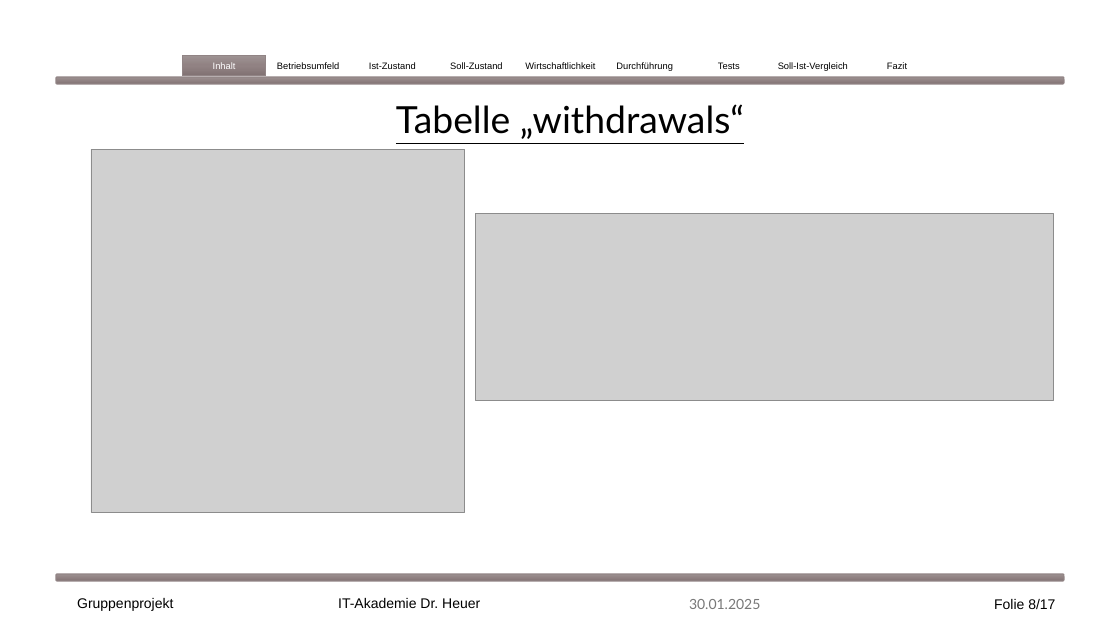
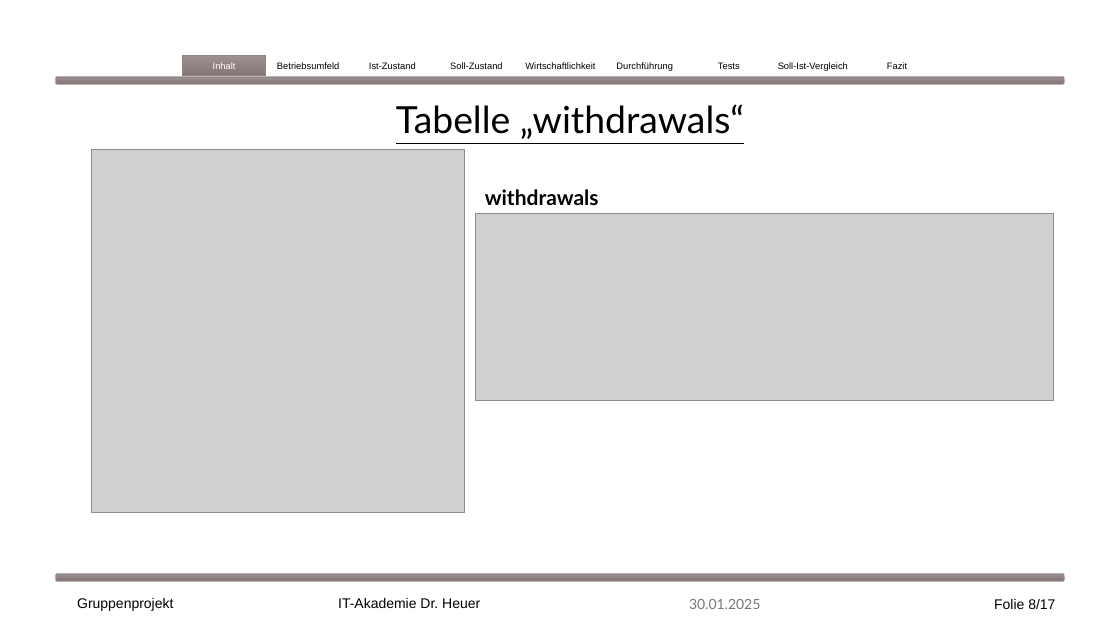
Before and after one commit to EkaterinaShmeleva/MediaManagementSystem, a slide deck: slide 8 of Medienverwaltungsdatenbank Gruppe1.pptx. Drawn at 1120x630 pixels with LibreOffice and Linux fonts; fonts in the diff are those of the drawing; grey boxes stand for pictures. Boxes give left, top, right and bottom in pixels: in the first picture for what was removed or moved away, otherwise in the second. Text is boxed around its words. In the diff, an @@ line names an element or a change of style, - is before the commit and + after.

Commit message:
Updated withdrawal trigger presentation

```diff
--- a/Medienverwaltungsdatenbank Gruppe1.pptx
+++ b/Medienverwaltungsdatenbank Gruppe1.pptx
@@ text added at [485,189,599,205], 18 pt, text #000000, bold @@
+withdrawals
```
Also in this commit, not shown: 5 other slides changed, 1 slide added, 2 other files.
